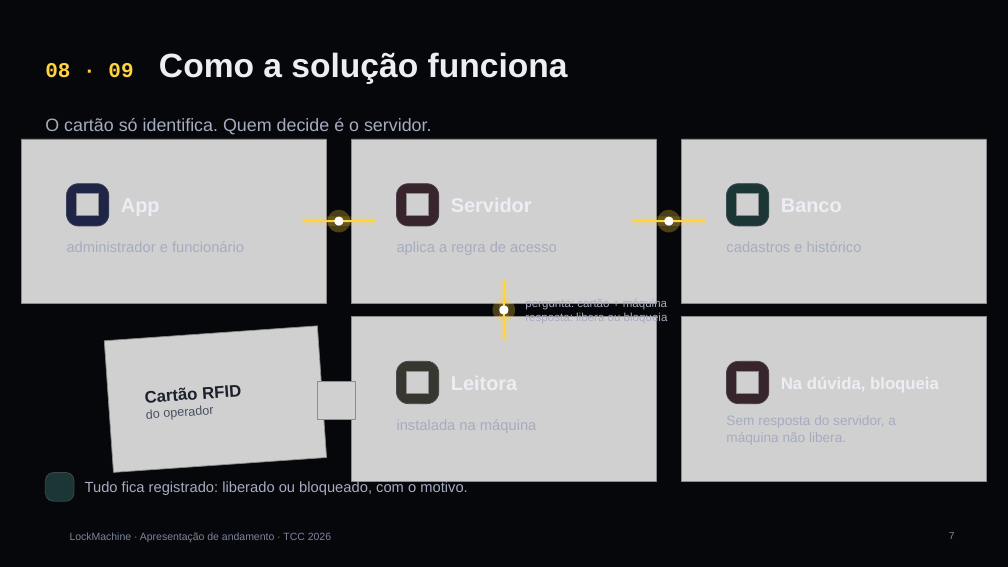
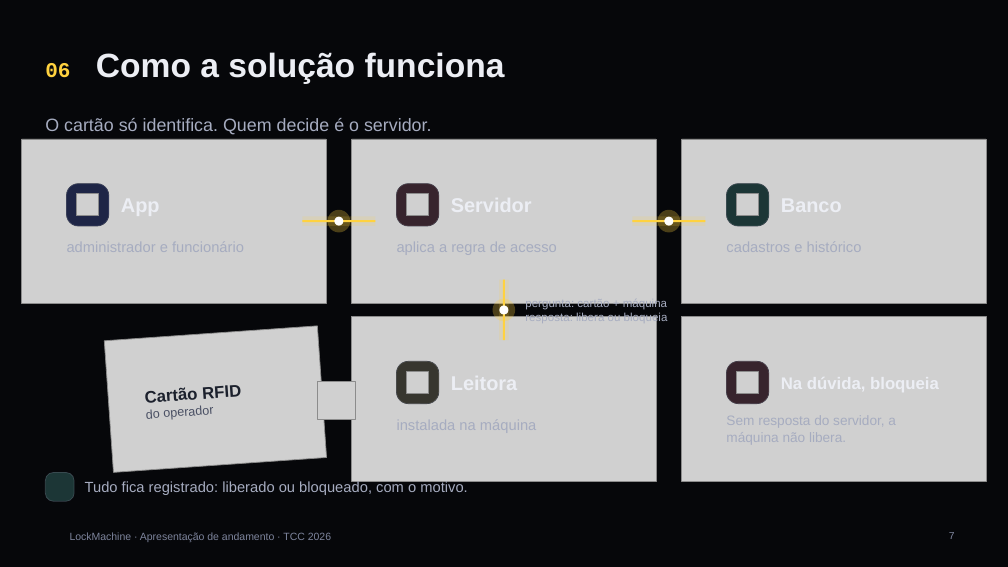
Before and after one commit to LeonardoKronka/linkwave-lockmachine, a slide deck: slide 7 of docs/apresentacao/LockMachine_Andamento_PowerPoint.pptx. Drawn at 1008x567 pixels with LibreOffice and Linux fonts; fonts in the diff are those of the drawing; grey boxes stand for pictures; background and template pictures are left out. Boxes give left, top, right and bottom in pixels: in the first picture for what was removed or moved away, otherwise in the second. Text is boxed around its words. In the diff, an @@ line names an element or a change of style, - is before the commit and + after.

```diff
--- a/docs/apresentacao/LockMachine_Andamento_PowerPoint.pptx
+++ b/docs/apresentacao/LockMachine_Andamento_PowerPoint.pptx
@@ title at (45, 52, 505, 84): text changed @@
-08 · 09 Como a solução funciona
+06 Como a solução funciona
```
Also in this commit, not shown: 10 other slides changed, 5 other files.
